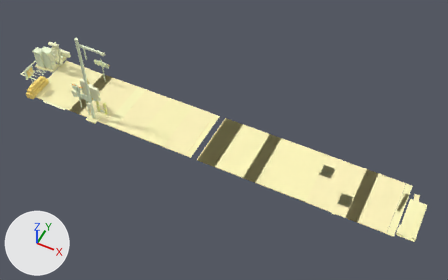
The glTF model exports/gltf/scene_wet_road_braking.glb, before and after one commit.
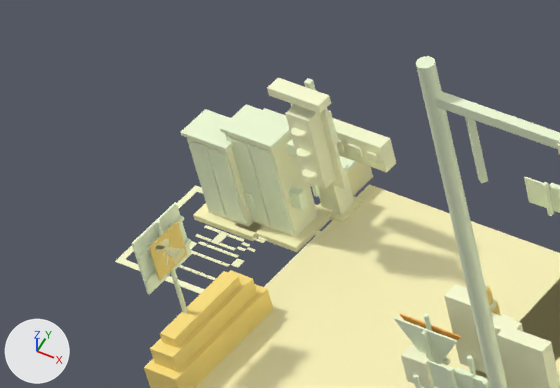
Each version is shown whole from a 50 mm camera at (23.4, -23.41, 29.58) aimed at (12.22, -1.03, 1.61), then close up on the part from 0% to 22% of the width and 10% to 35% of the height. Lighting does not change. The marker at lower left points along +X, +Y and +Z. The older version's two pictures come first. Vertices at exactly the same position are counted once.

The first close-up shows 'arm', 'base.004', 'base.005', 'body', 'cabinet', 'housing', 'housing.003', 'housing.004', 'housing.005', 'mid', 'pole', 'roof_cap', 'top' and 62 more.
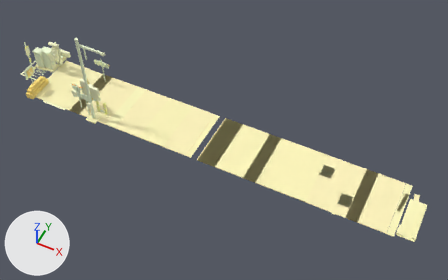
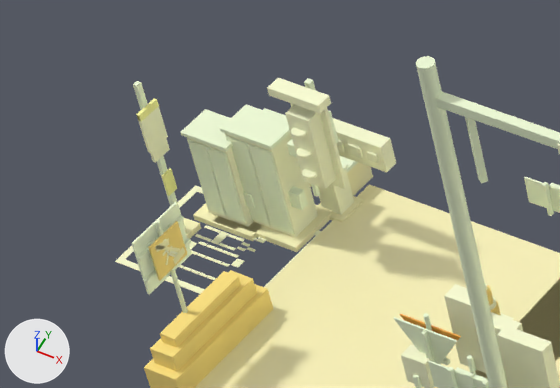
Boxes [x1, y1, x2, y2] around the edits, measured in the close-ups (560 x 388 px):
'regulatory_panel', added (beige)
    after: [137, 106, 168, 153]
'post', added
    after: [133, 81, 186, 229]
'base.004', reshaped (mostly hidden before)
    before: [500, 313, 514, 320]
    after: [183, 218, 201, 239]
'lower_notice', added
    after: [162, 168, 177, 196]
'time_plate', added
    after: [150, 139, 170, 163]
'header_band', added
    after: [137, 98, 159, 122]
'base.005', unchanged, covered by the edit
    before: [144, 284, 273, 388]
    after: [213, 216, 237, 229]
'base.007', unchanged, uncovered by the edit
    after: [144, 284, 273, 388]

The change in detail:
me_base_004 is used by ob_base_004; location (0.0, 0.0, 0.0).
me_base_004 had 8 vertices, 12 faces and spanned x 0.73..1.11, y 0.36..0.74, z 0.0..0.05.
me_base_004 now has 8 vertices, 12 faces and spans x -3.68..-3.44, y -0.03..0.39, z 0.0..0.08.
Part 1, on me_base_004:
Vertex 0 of me_base_004 moves from (0.73, 0.36, 0.0) to (-3.44, -0.03, 0.0).
Vertex 1 of me_base_004 moves from (1.11, 0.36, 0.0) to (-3.44, 0.39, 0.0) at pixel (201, 228).
Vertex 2 of me_base_004 moves from (1.11, 0.36, 0.05) to (-3.44, 0.39, 0.08) at pixel (199, 223).
Vertex 3 of me_base_004 moves from (0.73, 0.36, 0.05) to (-3.44, -0.03, 0.08).
Vertex 4 of me_base_004 moves from (1.11, 0.74, 0.0) to (-3.68, 0.39, 0.0).
Vertex 5 of me_base_004 moves from (0.73, 0.74, 0.0) to (-3.68, -0.03, 0.0).
Vertex 6 of me_base_004 moves from (0.73, 0.74, 0.05) to (-3.68, -0.03, 0.08).
Vertex 7 of me_base_004 moves from (1.11, 0.74, 0.05) at pixel (513, 318) to (-3.68, 0.39, 0.08) at pixel (184, 217).
Mesh me_lower_notice is new.
It is a box spanning x -3.535..-3.505, y 0.1..0.26, z 0.74..1.06.
It uses material mat_mat_sign_yellow (yellow #ffffa3).
Mesh me_time_plate is new.
It is a box spanning x -3.54..-3.5, y 0.04..0.32, z 1.33..1.51.
It uses material mat_mat_sign_white (beige #fdffd4).
Mesh me_header_band is new.
It is a box spanning x -3.538..-3.492, y 0.01..0.35, z 2.01..2.11.
It uses material mat_mat_sign_yellow (yellow #ffffa3).
Mesh me_regulatory_panel is new.
It is a box spanning x -3.54..-3.5, y 0.01..0.35, z 1.51..2.09.
It uses material mat_mat_sign_white (beige #fdffd4).
Mesh me_post is new.
It is a box spanning x -3.59..-3.53, y 0.14..0.22, z 0.04..2.46.
It uses material mat_mat_metal_galvanized (pale green #f3ffda).
Object 'lower_notice' (ob_lower_notice) is new; it shows me_lower_notice.
Its location is (0.0, 0.0, 0.0).
Object 'time_plate' (ob_time_plate) is new; it shows me_time_plate.
Its location is (0.0, 0.0, 0.0).
Object 'header_band' (ob_header_band) is new; it shows me_header_band.
Its location is (0.0, 0.0, 0.0).
Object 'regulatory_panel' (ob_regulatory_panel) is new; it shows me_regulatory_panel.
Its location is (0.0, 0.0, 0.0).
Object 'post' (ob_post) is new; it shows me_post.
Its location is (0.0, 0.0, 0.0).
